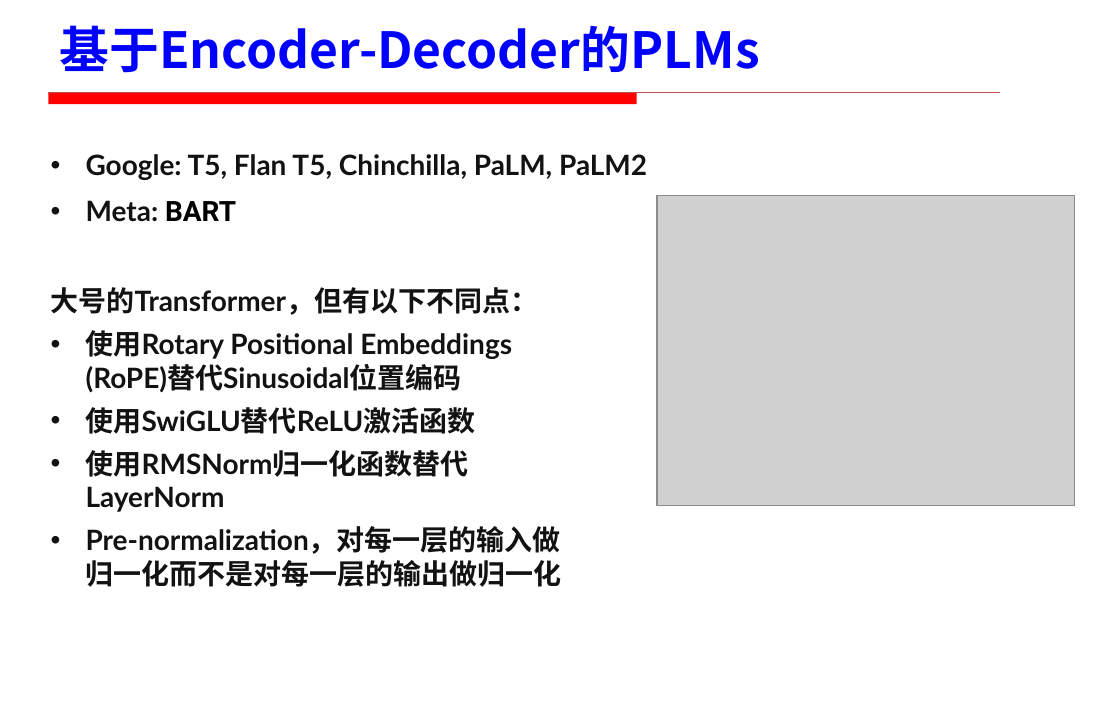
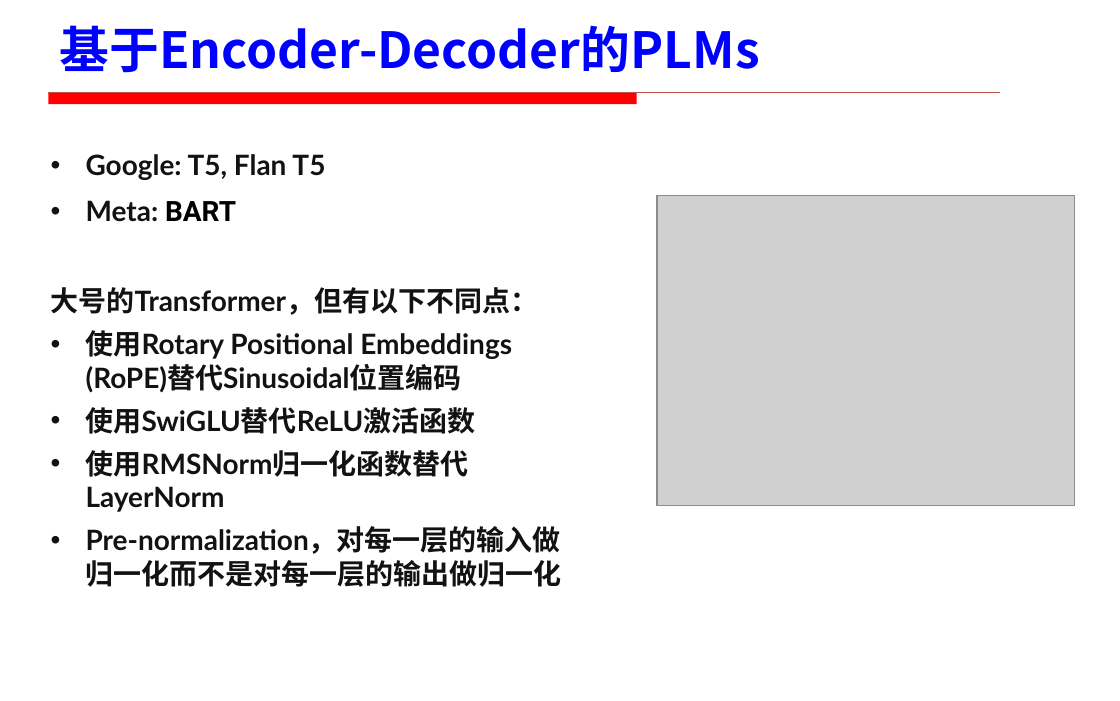
Before and after one commit to Stardust-hyx/Stardust-hyx.github.io, a slide deck: slide 3 of assets/slides/Pretrained_Language_Models.pptx. Drawn at 1120x701 pixels with LibreOffice and Linux fonts; fonts in the diff are those of the drawing; grey boxes stand for pictures; background and template pictures are left out. Boxes give left, top, right and bottom in pixels: in the first picture for what was removed or moved away, otherwise in the second. Text is boxed around its words. In the diff, an @@ line names an element or a change of style, - is before the commit and + after.

```diff
--- a/assets/slides/Pretrained_Language_Models.pptx
+++ b/assets/slides/Pretrained_Language_Models.pptx
@@ text at (x1=86, y1=154, x2=325, y2=180): text changed @@
-• Google: T5, Flan T5, Chinchilla, PaLM, PaLM2
+• Google: T5, Flan T5
```
Also in this commit, not shown: 1 other slide changed.
